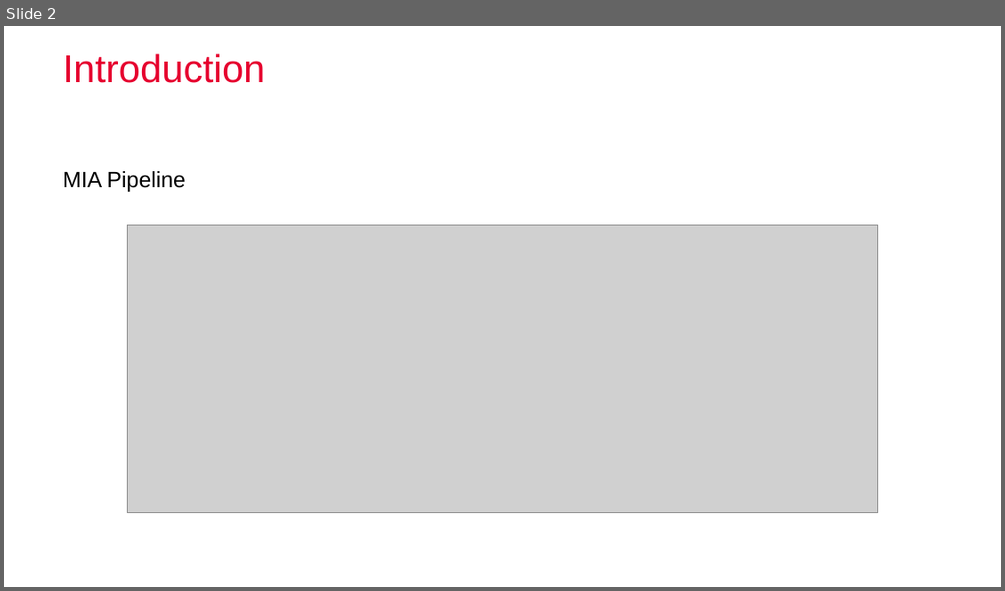
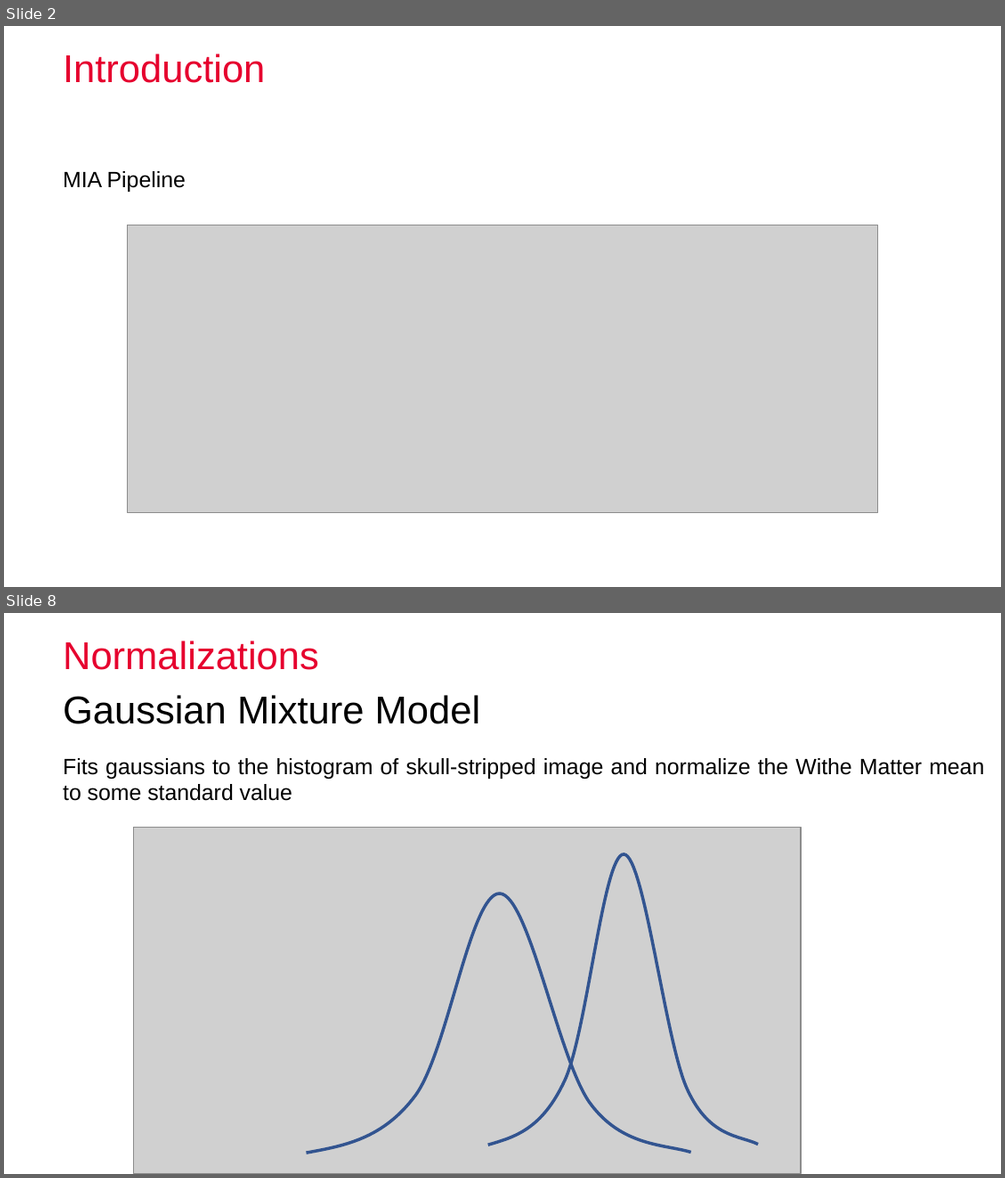
Before and after one commit to nibill/MIALab-1, a slide deck: Presentation/Final/FinalPresentation_Group3_BucheggerDuranWeber.pptx. Shown one above the other, each under a label of ours: slide 2 before the commit, slides 2 and 8 after it; the slides between them are not shown. The pictures are 1005x591 and 1005x1178 pixels, drawn with LibreOffice and Linux fonts; fonts in the diff are those of the drawing; grey boxes stand for pictures; background and template pictures are left out. Boxes give left, top, right and bottom in pixels: in the first picture for what was removed or moved away, otherwise in the second. Text is boxed around its words. In the diff, an @@ line names an element or a change of style, - is before the commit and + after.

```diff
--- a/Presentation/Final/FinalPresentation_Group3_BucheggerDuranWeber.pptx
+++ b/Presentation/Final/FinalPresentation_Group3_BucheggerDuranWeber.pptx
@@ slide 8 added at [4,613,1001,1174], background #FFFFFF @@
@@ title added at [63,641,319,670], 28 pt, text #E6002E @@
+Normalizations
@@ text added at [63,695,481,724], 28 pt, text #000000 @@
+Gaussian Mixture Model
@@ text added at [63,758,984,801], 16 pt, text #000000 @@
+Fits gaussians to the histogram of skull-stripped image and normalize the Withe Matter mean to some standard value
@@ picture added at [134,827,801,1173] @@
@@ freeform shape added at [487,854,758,1144], outline #325491 2.25 pt @@
@@ freeform shape added at [306,893,691,1152], outline #325491 2.25 pt @@
```
Also in this commit, not shown: 7 slides changed, 11 other slides added, 8 slides removed, 1 other file.
